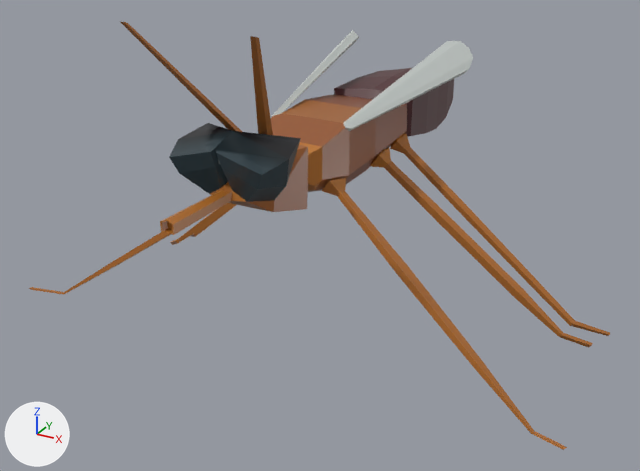
Renders of the FBX model Assets/Art/Mosquito/Mosquito.fbx from each side of a commit.
Camera for both pictures: a camera (50 mm lens) standing at (2.372, -3.754, 3.115) and looking at (-0.009, 0.573, 0.951). Lighting does not change. The marker at lower left points along +X, +Y and +Z. Where no turn or scale is listed for an object, it has been applied to the vertices.
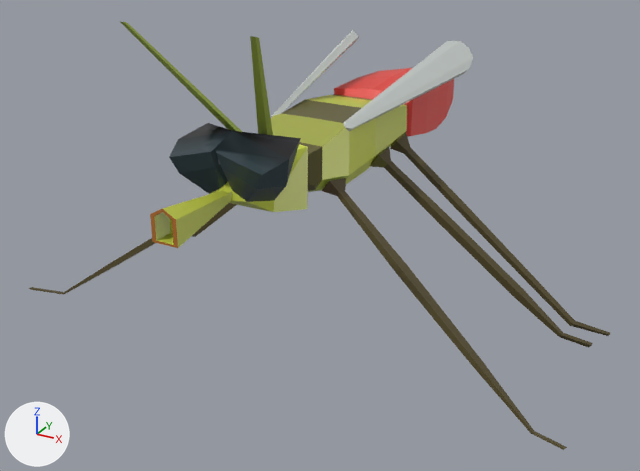
What differs and where, as boxes (x1, y1, x2, y2) in the pictures (640 x 471 px; the box of a moved part takes in the faces that stretch with it):
'Cube', reshaped, surface changed (brown to yellow)
    both: (29, 22, 610, 450)
part 1 of me_cube_001, moved or reshaped
    before: (160, 191, 231, 235)
    after: (150, 191, 231, 248)
part 2 of me_cube_001, surface changed (brown to yellow)
    both: (29, 22, 610, 450)

What the commit changed:
me_cube_001 is used by ob_cube; location (0.0, 0.0, 0.0).
me_cube_001 had 563 vertices, 572 faces and spanned x -1.73..1.73, y -0.87..2.44, z 0.3..2.39.
me_cube_001 now has 563 vertices, 572 faces and spans x -1.73..1.73, y -0.89..2.44, z 0.3..2.39.
me_cube_001 part 1: all 18 vertices in x -0.04..0.04, y -0.87..-0.83, z 1.52..1.58 are scaled about their middle by (1.85, 2.67, 2.67), then moved by (0.0, 0.01, 0.01).
me_cube_001 part 2: texture (UV) coordinates of 452 of 572 faces, centred in x -1.73..1.73, y -0.85..2.44, z 0.3..2.39, changed; they spanned u 0.15..0.83, v 0.27..0.85 and now span u 0.2..1.0, v 0.22..0.73.
